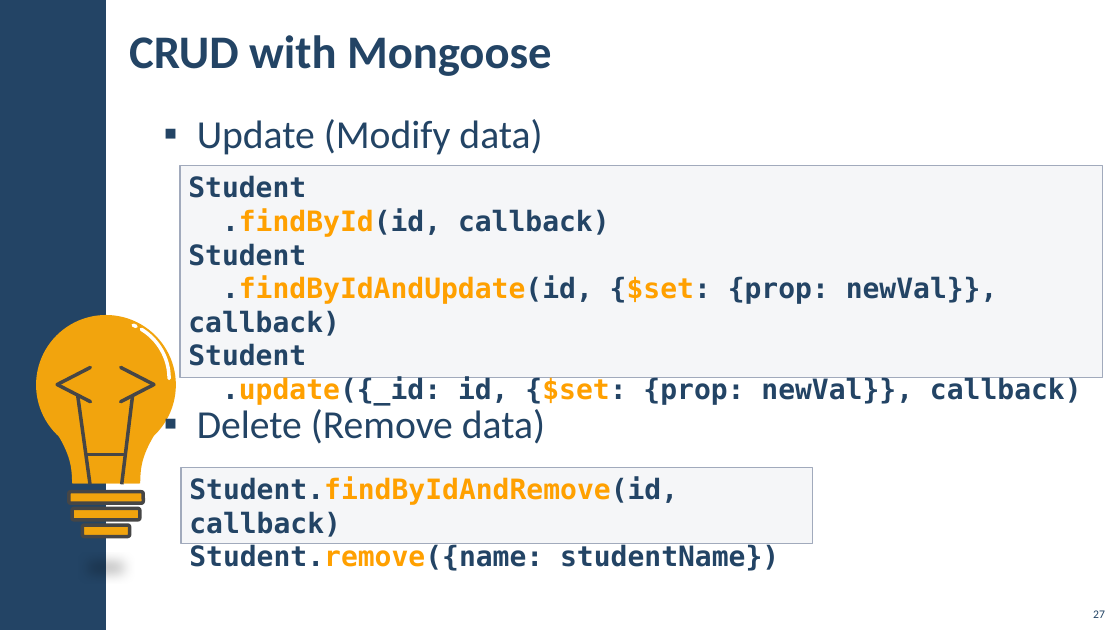
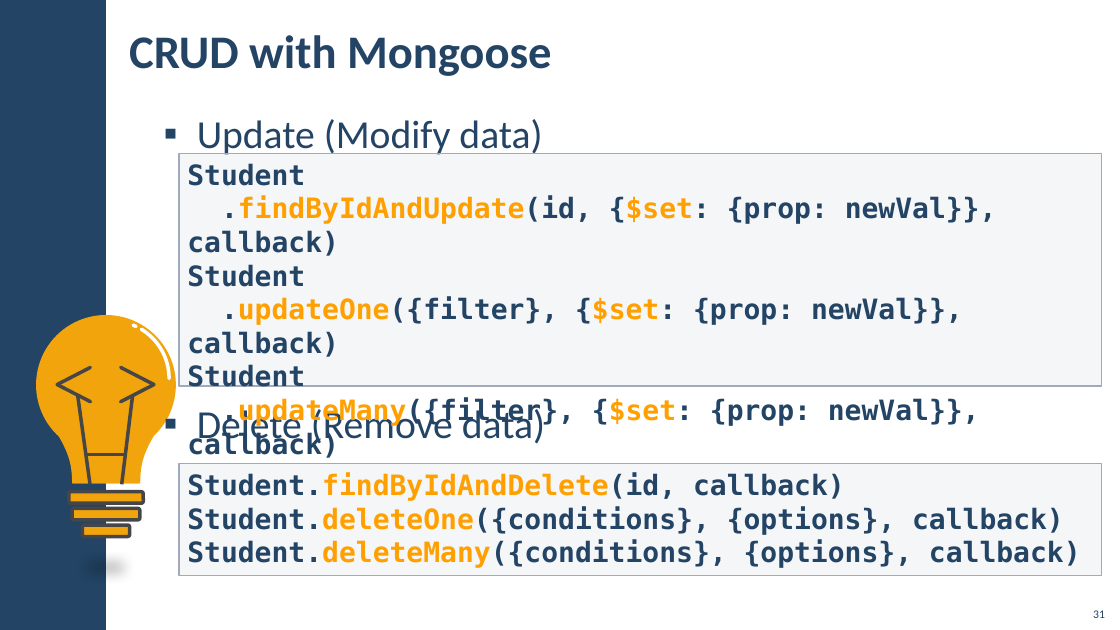
Before and after one commit to ErayErol/Software-University-Courses, a slide deck: slide 31 of 2021.09 - [ JS Back End ]/05 - [ NoSQL And MongoDB ]/00 - [ Resources ]/Presentation.pptx (slide 27 before the commit). Drawn at 1120x630 pixels with LibreOffice and Linux fonts; fonts in the diff are those of the drawing; background and template pictures are left out. Boxes give left, top, right and bottom in pixels: in the first picture for what was removed or moved away, otherwise in the second. Text is boxed around its words. In the diff, an @@ line names an element or a change of style, - is before the commit and + after.

Commit message:
Adding Presentation

```diff
--- a/2021.09 - [ JS Back End ]/05 - [ NoSQL And MongoDB ]/00 - [ Resources ]/Presentation.pptx
+++ b/2021.09 - [ JS Back End ]/05 - [ NoSQL And MongoDB ]/00 - [ Resources ]/Presentation.pptx
@@ rectangle "Student": place and size @@
-rectangle "Student" at [180, 166, 1103, 377]
+rectangle "Student" at [179, 153, 1102, 386]
@@ text in rectangle at [188, 175, 610, 237]: paragraphs removed @@
-Student
-.findById(id, callback)
@@ text in rectangle at [187, 297, 980, 458]: text changed @@
-.update({_id: id, {$set: {prop: newVal}}, callback)
+.updateOne({filter}, {$set: {prop: newVal}}, callback)
+Student
+.updateMany({filter}, {$set: {prop: newVal}}, callback)
@@ rectangle "Student.findByIdAndDelete(id, callback)": place and size @@
-rectangle "Student.findByIdAndDelete(id, callback)" at [181, 468, 812, 544]
+rectangle "Student.findByIdAndDelete(id, callback)" at [179, 464, 1102, 576]
@@ text in rectangle at [187, 473, 1081, 568]: text changed @@
-Student.findByIdAndRemove(id, callback)
-Student.remove({name: studentName})
+Student.findByIdAndDelete(id, callback)
+Student.deleteOne({conditions}, {options}, callback)
+Student.deleteMany({conditions}, {options}, callback)
@@ page number at [1093, 610, 1105, 618]: text changed @@
-27
+31
```
Also in this commit, not shown: 21 other slides changed, 6 slides added.
